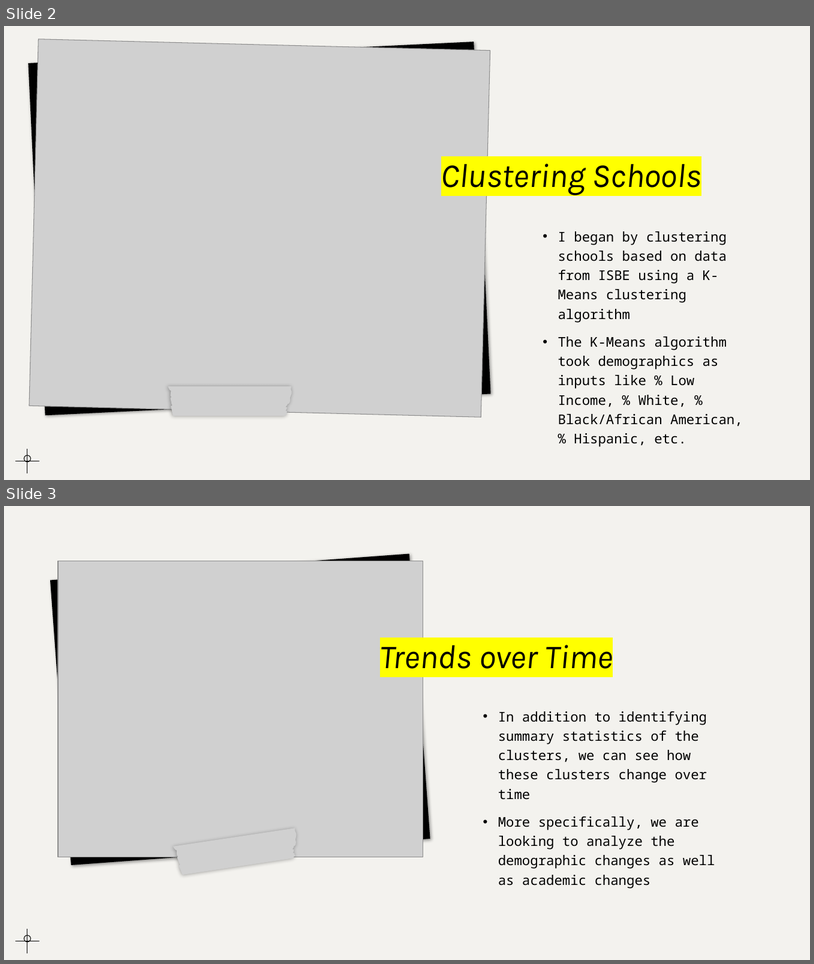
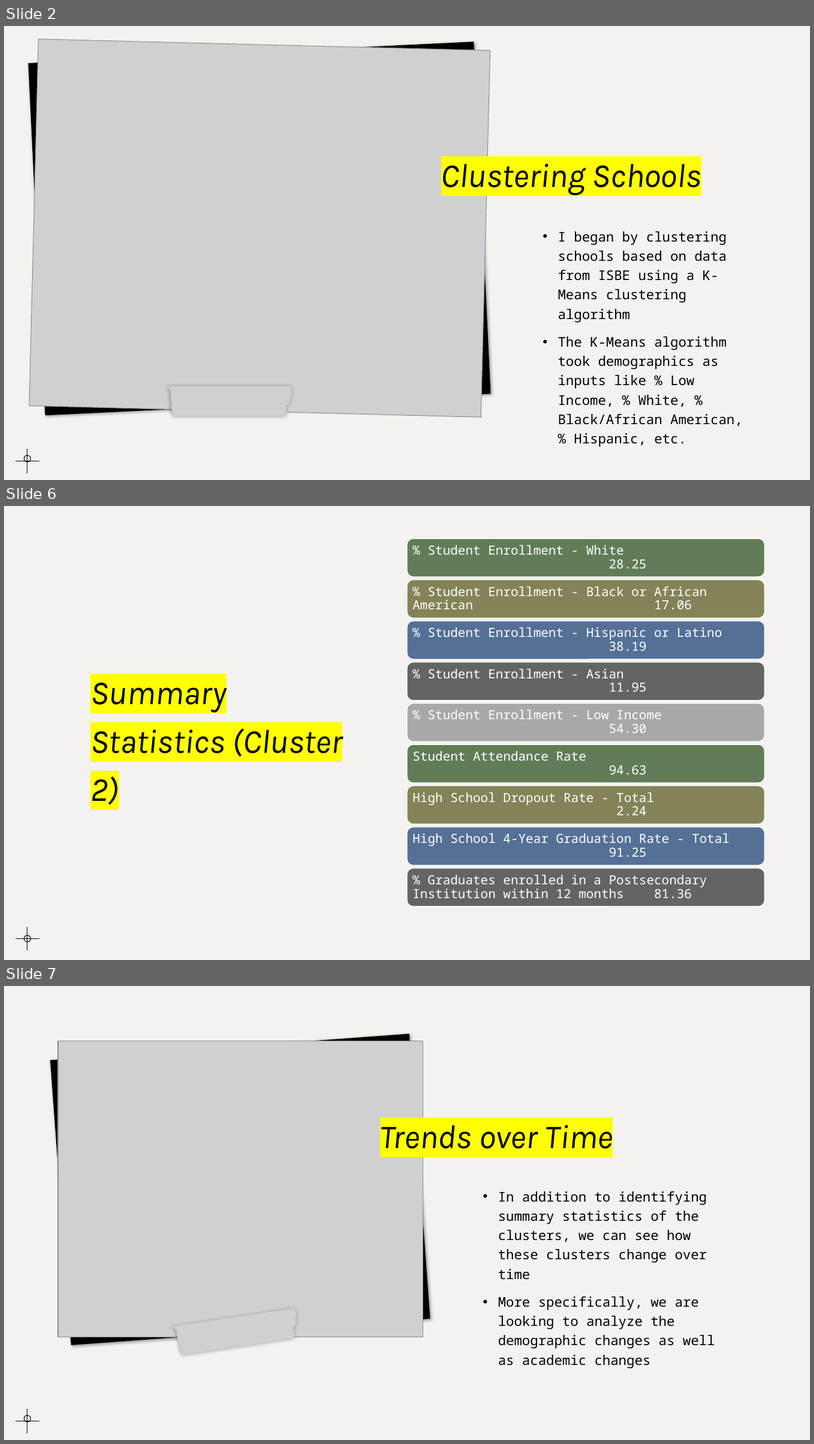
Before and after one commit to mkralis123/SoReMo, a slide deck: SoReMo.pptx. Shown one above the other, each under a label of ours: slides 2 and 3 before the commit, slides 2, 6 and 7 after it; the slides between them are not shown. The pictures are 814x964 and 814x1444 pixels, drawn with LibreOffice and Linux fonts; fonts in the diff are those of the drawing; grey boxes stand for pictures. Boxes give left, top, right and bottom in pixels: in the first picture for what was removed or moved away, otherwise in the second. Text is boxed around its words. In the diff, an @@ line names an element or a change of style, - is before the commit and + after.

```diff
--- a/SoReMo.pptx
+++ b/SoReMo.pptx
@@ slide 6 added at [4, 506, 810, 960], background #F3F2EE @@
@@ title added at [90, 682, 343, 804], 40 pt, text #000000, italic @@
+Summary Statistics (Cluster 2)
@@ group added at [408, 538, 765, 906]: 9 rounded rectangles, 9 texts @@
+% Student Enrollment - White 28.25
+% Student Enrollment - Black or African American 17.06
+% Student Enrollment - Hispanic or Latino 38.19
+% Student Enrollment - Asian 11.95
+% Student Enrollment - Low Income 54.30
+Student Attendance Rate 94.63
+High School Dropout Rate - Total 2.24
+High School 4-Year Graduation Rate - Total 91.25
+% Graduates enrolled in a Postsecondary Institution within 12 months 81.36
@@ ellipse added at [24, 935, 30, 942], outline #000000 0.75 pt @@
@@ line added from (27, 950) to (27, 927), #000000 0.75 pt @@
@@ line added from (15, 939) to (39, 939), #000000 0.75 pt @@
@@ what was slide 3 is now slide 7 @@
```
Also in this commit, not shown: 2 slides changed, 8 other slides added, 1 slide removed, 24 other files.
